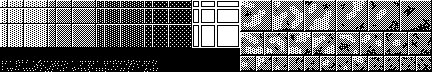
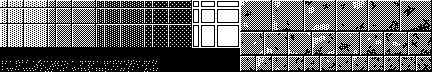
Revision of a layered 432 × 72 image; what changed, layer by layer:
added layer "Paint Layer 1" above "Background" over box(241, 2, 400, 70)
